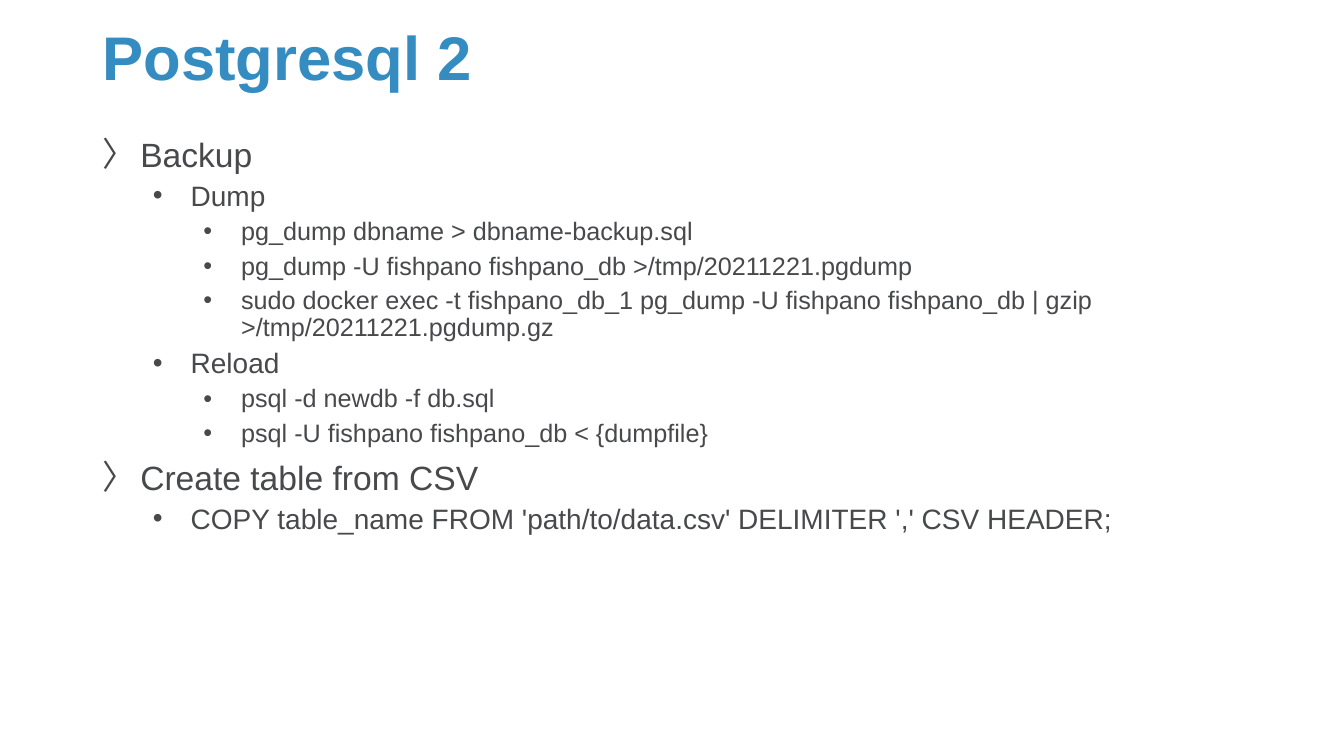
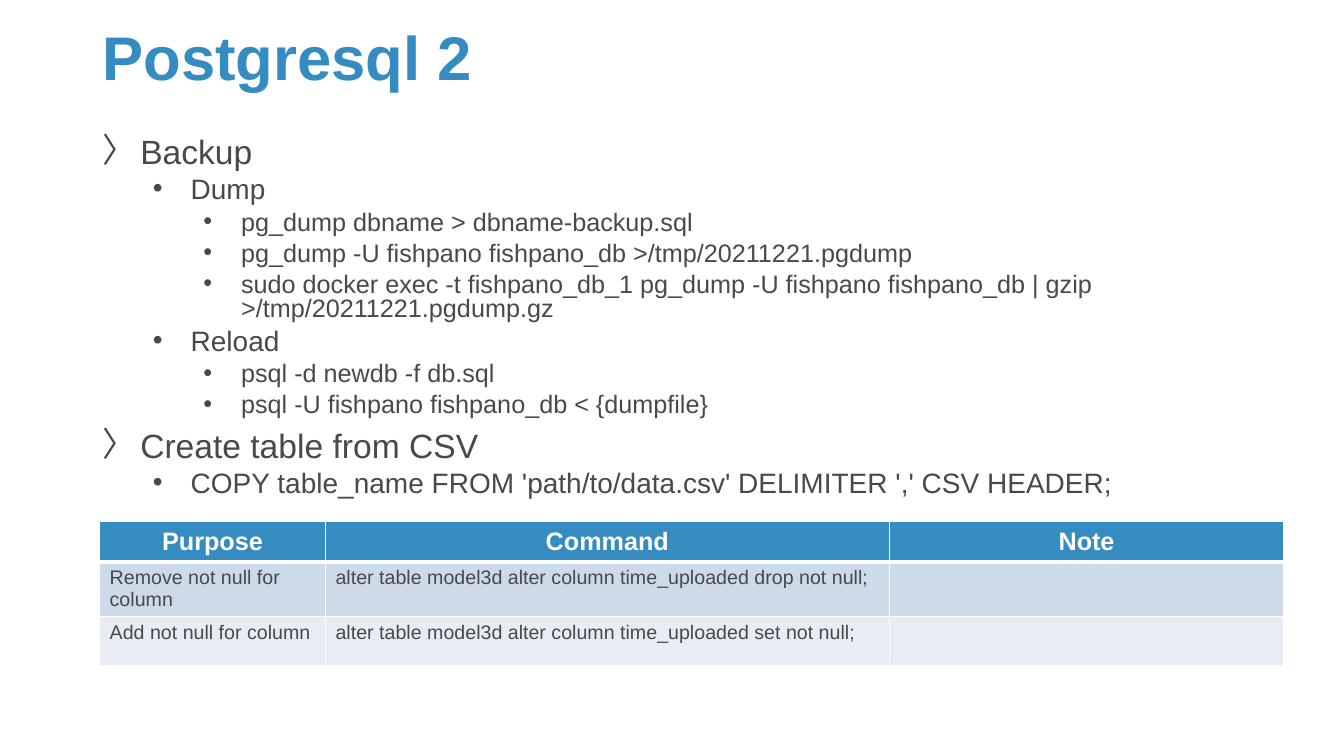
Before and after one commit to Sparks-Lu/TechNotes, a slide deck: slide 5 of Misc/DB-Notes.pptx. Drawn at 1344x756 pixels with LibreOffice and Linux fonts; fonts in the diff are those of the drawing; background and template pictures are left out. Boxes give left, top, right and bottom in pixels: in the first picture for what was removed or moved away, otherwise in the second. Text is boxed around its words. In the diff, an @@ line names an element or a change of style, - is before the commit and + after.

```diff
--- a/Misc/DB-Notes.pptx
+++ b/Misc/DB-Notes.pptx
@@ text "Backup" at [140,139,1112,498]: line spacing 0.9 to 0.8 @@
@@ table added at [100,522,1285,662], 3 rows, 3 columns @@
+Purpose | Command | Note
+Remove not null for column | alter table model3d alter column time_uploaded drop not null; | 
+Add not null for column | alter table model3d alter column time_uploaded set not null; | 
```
Also in this commit, not shown: 1 other slide changed, 2 slides added, 3 other files.
